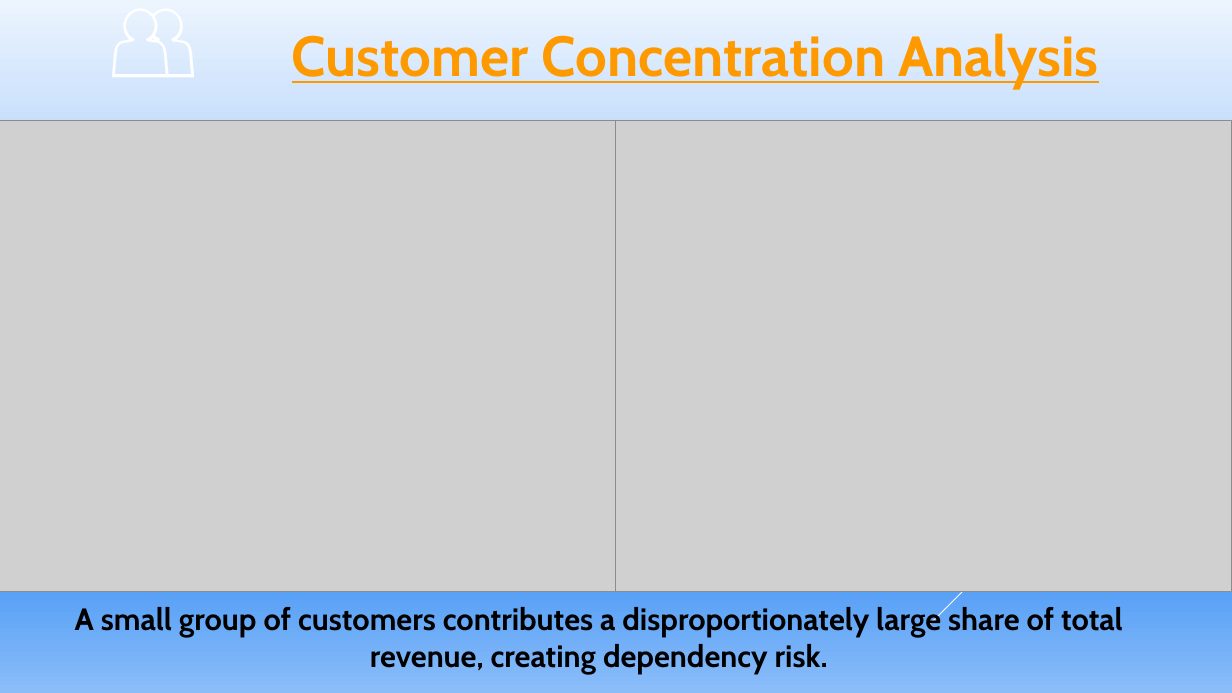
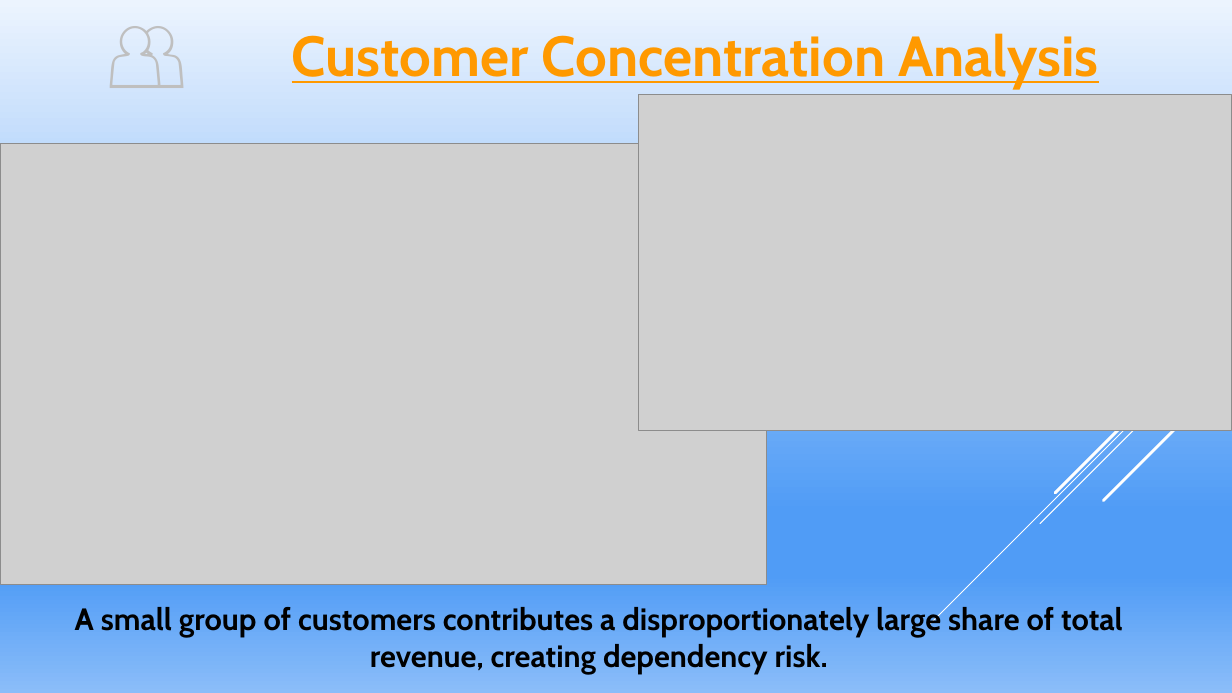
Before and after one commit to Inette289/sales-performance-and-customer-insights, a slide deck: slide 7 of reports/2024 Sales Performance & Customer Insights Dashboard 2.pptx. Drawn at 1232x693 pixels with LibreOffice and Linux fonts; fonts in the diff are those of the drawing; grey boxes stand for pictures. Boxes give left, top, right and bottom in pixels: in the first picture for what was removed or moved away, otherwise in the second. Text is boxed around its words. In the diff, an @@ line names an element or a change of style, - is before the commit and + after.

```diff
--- a/reports/2024 Sales Performance & Customer Insights Dashboard 2.pptx
+++ b/reports/2024 Sales Performance & Customer Insights Dashboard 2.pptx
@@ text "👥" at box(97, 0, 714, 110): size 80 to 72 pt, text colour #FFFFFF to #BFBFBF @@
@@ picture: place and size @@
-picture at box(616, 121, 1232, 592)
+picture at box(639, 94, 1232, 431)
@@ picture: place and size @@
-picture at box(0, 121, 630, 592)
+picture at box(0, 143, 766, 584)
```
Also in this commit, not shown: 4 other slides changed, 4 other files.
